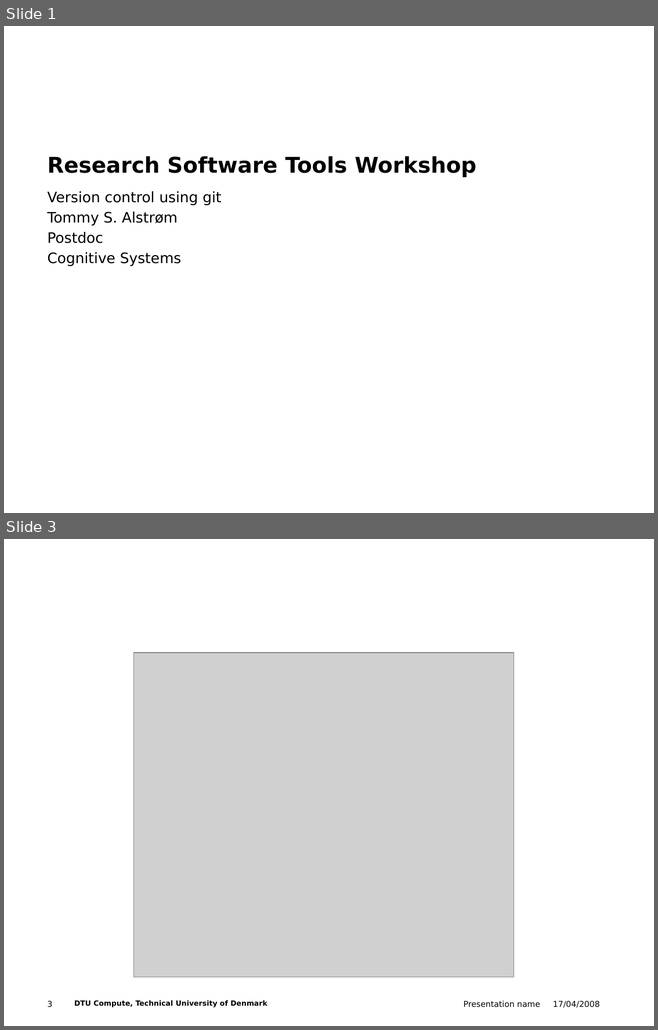
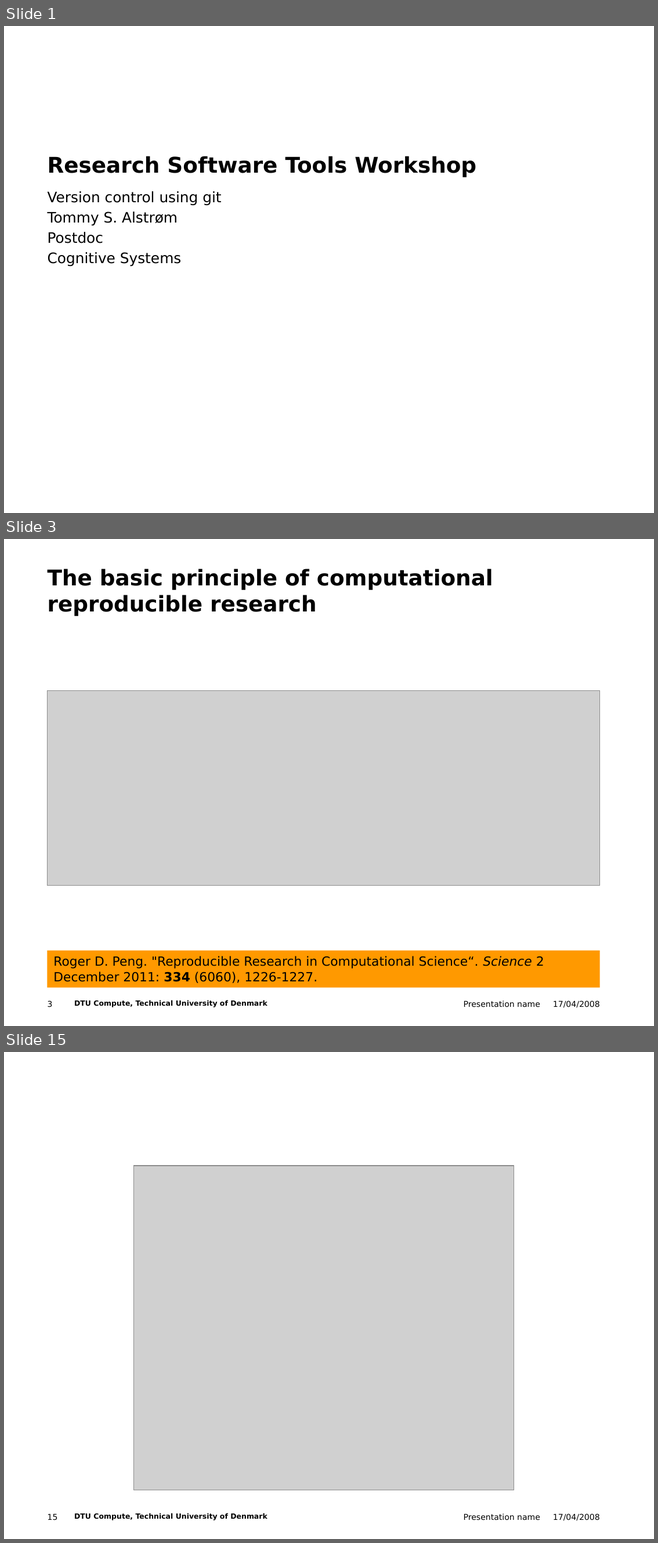
Before and after one commit to tsal-dtu/ws4_version_control_git, a slide deck: version_control_git.pptx. Shown one above the other, each under a label of ours: slides 1 and 3 before the commit, slides 1, 3 and 15 after it; the slides between them are not shown. The pictures are 658x1030 and 658x1543 pixels, drawn with LibreOffice and Linux fonts; fonts in the diff are those of the drawing; grey boxes stand for pictures; background and template pictures are left out. Boxes give left, top, right and bottom in pixels: in the first picture for what was removed or moved away, otherwise in the second. Text is boxed around its words. In the diff, an @@ line names an element or a change of style, - is before the commit and + after.

```diff
--- a/version_control_git.pptx
+++ b/version_control_git.pptx
@@ slide 3 added at bbox=[4, 539, 654, 1026], background #FFFFFF; not listed: 4 template elements that a slide beside it also shows @@
@@ title added at bbox=[48, 569, 493, 616], 24 pt, text #000000, bold @@
+The basic principle of computational reproducible research
@@ picture added at bbox=[47, 690, 599, 885] @@
@@ rectangle added at bbox=[47, 951, 599, 988], fill #FF9900, 14 pt, text #000000 @@
+Roger D. Peng. "Reproducible Research in Computational Science“. Science 2 December 2011: 334 (6060), 1226-1227.
@@ what was slide 3 is now slide 15 @@
@@ page number at bbox=[48, 1514, 58, 1521]: text changed @@
-3
+15
```
Also in this commit, not shown: 33 other slides added, 2 slides removed, 1 other file.
